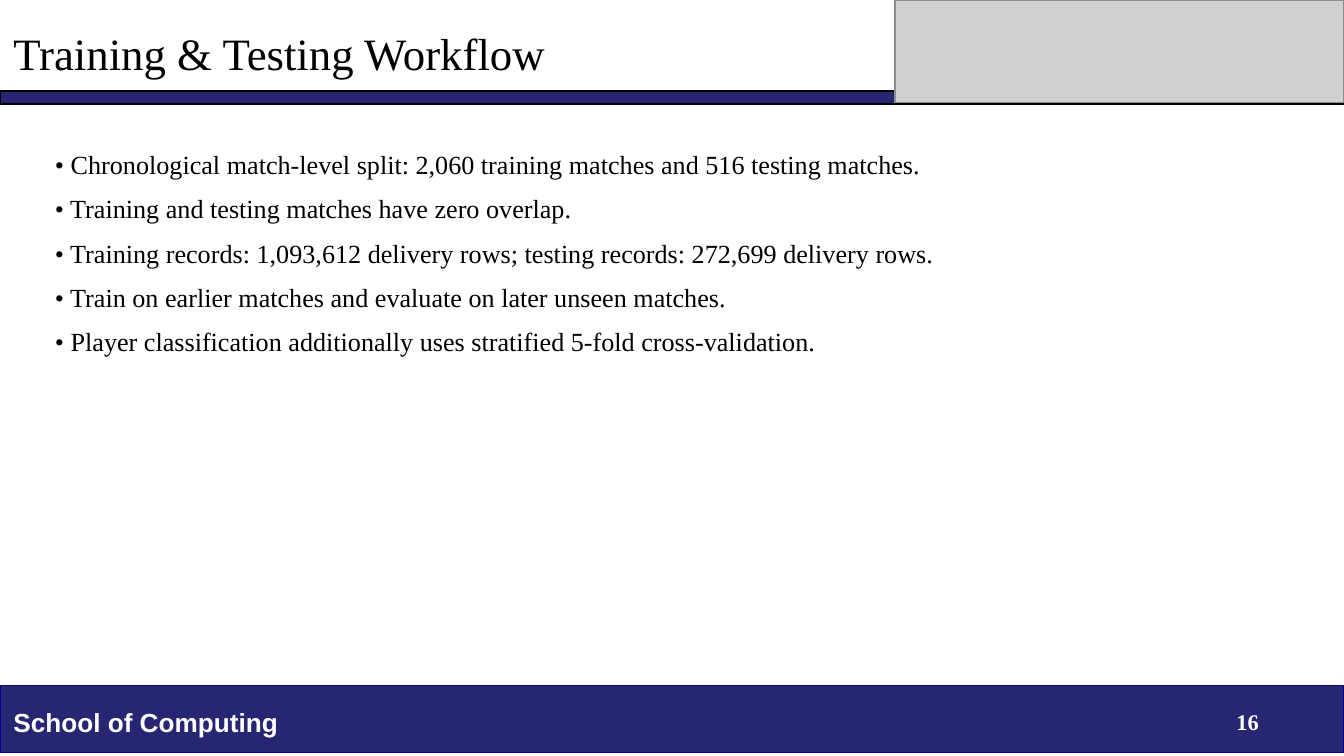
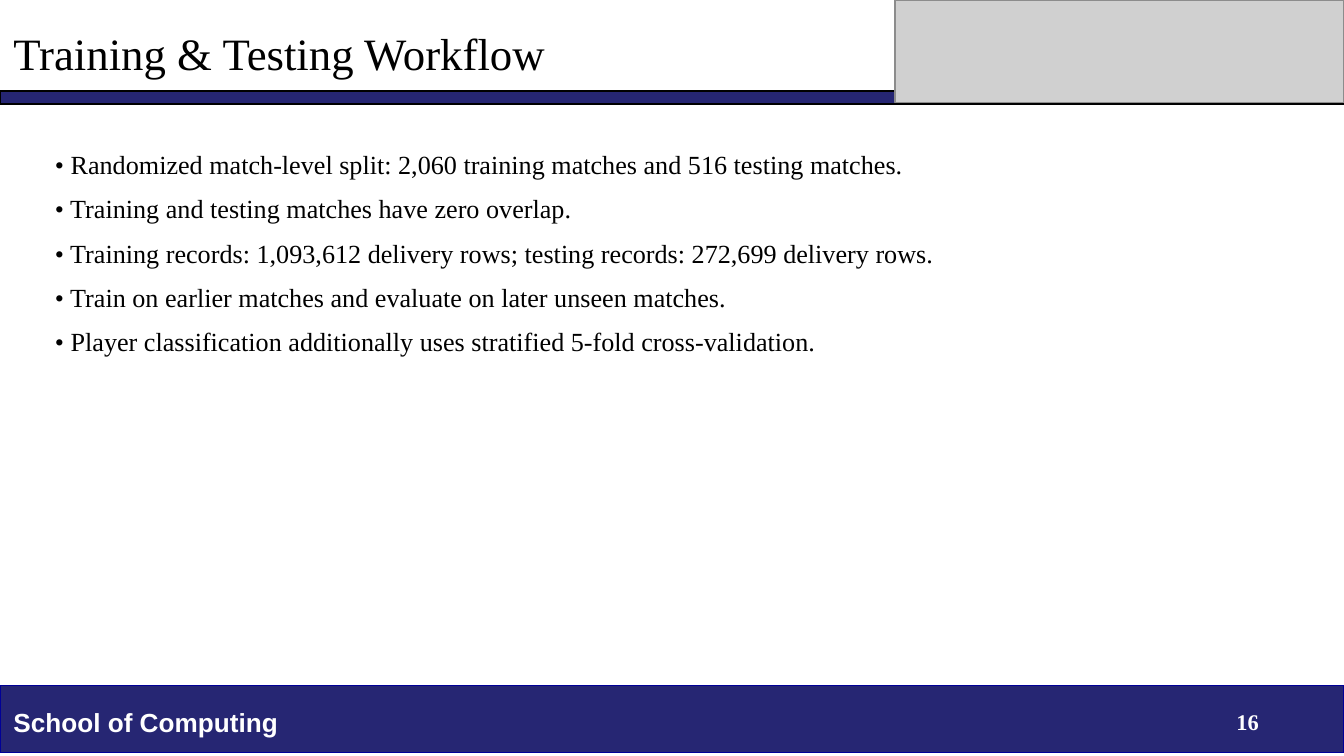
Before and after one commit to VPriyaDharshini2/cricket-score-prediction-ml, a slide deck: slide 16 of Temporal Feature-Driven Machine Learning Framework for ODI Score Prediction and Player Role Classification.pptx. Drawn at 1344x756 pixels with LibreOffice and Linux fonts; fonts in the diff are those of the drawing; grey boxes stand for pictures; background and template pictures are left out. Boxes give left, top, right and bottom in pixels: in the first picture for what was removed or moved away, otherwise in the second. Text is boxed around its words. In the diff, an @@ line names an element or a change of style, - is before the commit and + after.

```diff
--- a/Temporal Feature-Driven Machine Learning Framework for ODI Score Prediction and Player Role Classification.pptx
+++ b/Temporal Feature-Driven Machine Learning Framework for ODI Score Prediction and Player Role Classification.pptx
@@ text at [71,156,902,180]: text changed @@
-• Chronological match-level split: 2,060 training matches and 516 testing matches.
+• Randomized match-level split: 2,060 training matches and 516 testing matches.
```
Also in this commit, not shown: 3 other slides changed, 1 other file.
